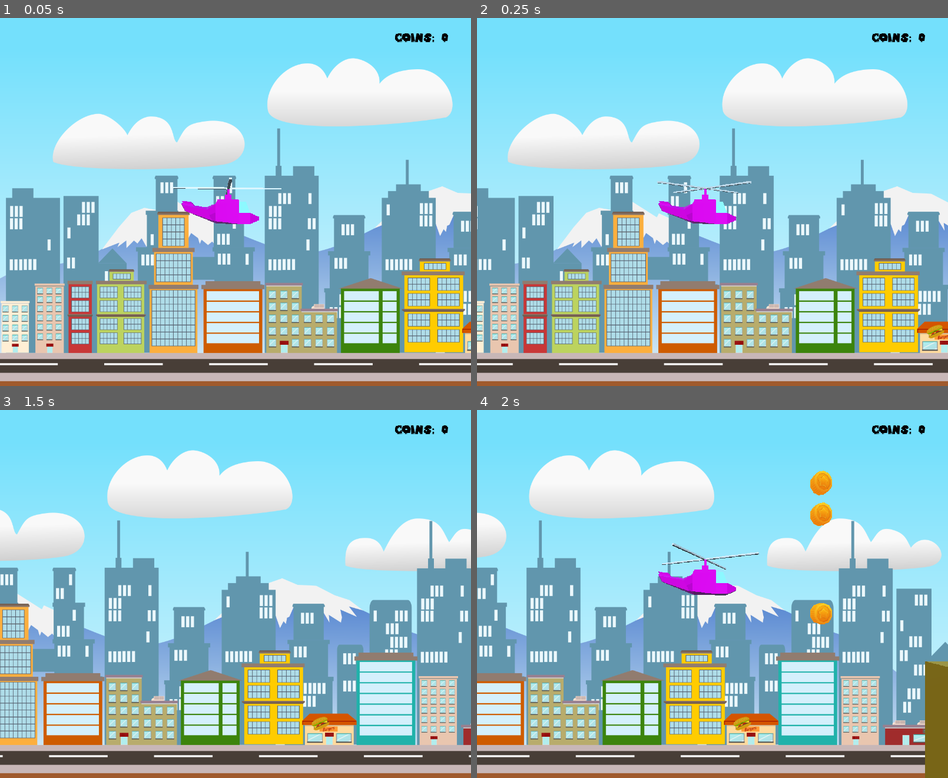
Above: before the commit, frames 1-4 (two rows, left to right).
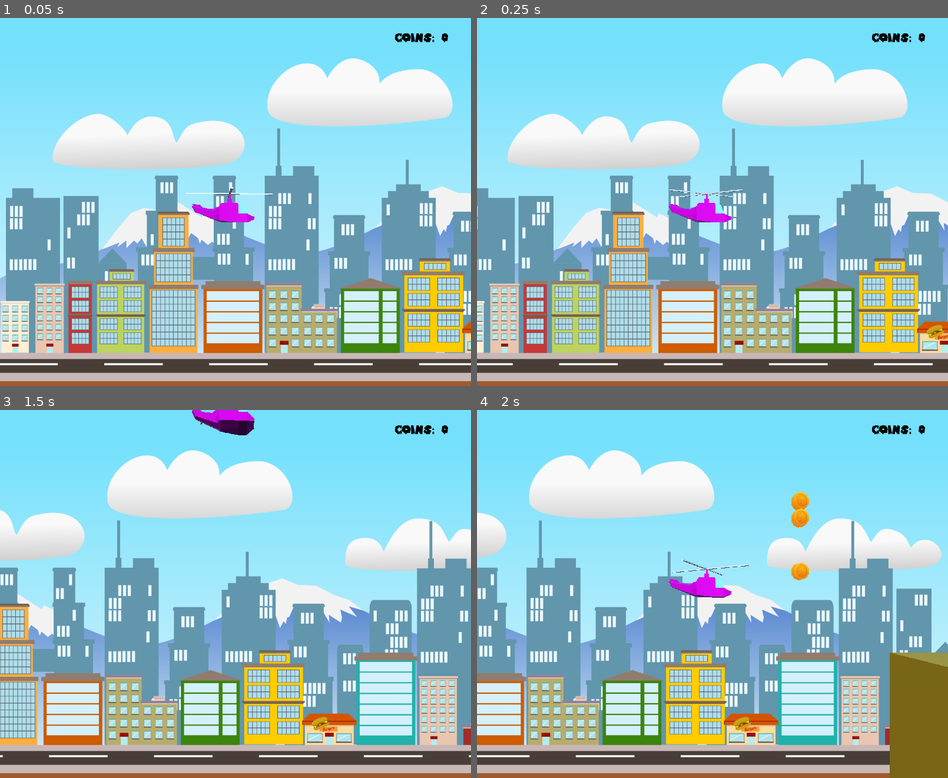
Above: after the commit, the same moments.

Repository: yeoji/games50-godot
Game: Godot game, scene res://Background/Background.tscn
The game is run twice, just before and just after one commit, with the same random seed, the same clock (stepped at 60 frames per second) and the same inputs.
Inputs:
- Up to frame 1 (0.05 s): no input
- Up to frame 2 (0.25 s): no input
- Up to frame 3 (1.5 s): hold Up (ui_up) 0.53-1.28 s; hold Down (ui_down) from 1.28 s (still down)
- Up to frame 4 (2 s): keep holding Down (ui_down)

The runs differ from the first frame. In frame 1, 0.5% of the frame differs, in the area x 36-60%, y 43-56%; in frame 2, 0.5%; in frame 3, 0.6%; in frame 4, 4.5%, in the area x 38-100%, y 16-100%.

Commit message:
Use the full GameOver text

Diff:
--- a/Helicopter 3D/Assets/Fonts/SuperMario256.tres
+++ b/Helicopter 3D/Assets/Fonts/SuperMario256.tres
@@ -4,4 +4,5 @@
 
 [resource]
 size = 32
+outline_color = Color( 0, 0, 0, 1 )
 font_data = ExtResource( 1 )
--- a/Helicopter 3D/Game/Explosion.tscn
+++ b/Helicopter 3D/Game/Explosion.tscn
@@ -39,7 +39,7 @@
 
 [sub_resource type="Gradient" id=10]
 offsets = PoolRealArray( 0.192053, 0.940397, 0.986755 )
-colors = PoolColorArray( 0.052413, 0.052413, 0.052413, 0.717647, 0.126632, 0.126632, 0.126632, 0.14902, 0.216475, 0.216475, 0.216475, 0.227451 )
+colors = PoolColorArray( 0.101562, 0.101133, 0.101133, 0.717647, 0.126632, 0.126632, 0.126632, 0.14902, 0.216475, 0.216475, 0.216475, 0.227451 )
 
 [node name="Explosion" type="CPUParticles"]
 transform = Transform( 0.1, 0, 0, 0, 0.1, 0, 0, 0, 0.1, 0, 0, 0 )
@@ -70,7 +70,7 @@
 color_ramp = SubResource( 5 )
 
 [node name="Smoke" type="CPUParticles" parent="."]
-transform = Transform( 0.2, 0, 0, 0, 0.2, 0, 0, 0, 0.2, 0, 0, 0 )
+transform = Transform( 0.5, 0, 0, 0, 0.5, 0, 0, 0, 0.5, 0, 0, 0 )
 emitting = false
 amount = 500
 lifetime = 0.8
--- a/Helicopter 3D/Game/Game.tscn
+++ b/Helicopter 3D/Game/Game.tscn
@@ -7,7 +7,7 @@
 [node name="Game" type="Spatial"]
 
 [node name="Camera" type="Camera" parent="."]
-transform = Transform( 1, 0, 0, 0, 1, 0, 0, 0, 1, -0.172772, 8.43052, 9.91128 )
+transform = Transform( 1, 0, 0, 0, 1, 0, 0, 0, 1, -0.172772, 8.43052, 12.3101 )
 fov = 87.3
 size = 31.67
 
@@ -36,6 +36,7 @@
 script = ExtResource( 4 )
 paths = [ "res://Game/Coin.tscn" ]
 copies_of_each = 10
+min_y = 5.0
 max_y = 15.0
 max_spawn_interval = 3000
 max_instance_per_interval = 3
@@ -52,17 +53,21 @@
 "_edit_use_anchors_": false
 }
 
-[node name="GameOver" type="RichTextLabel" parent="."]
+[node name="GameOver" type="Label" parent="."]
 visible = false
-margin_left = 511.812
-margin_top = 469.265
-margin_right = 724.812
-margin_bottom = 514.265
-custom_fonts/normal_font = ExtResource( 3 )
-custom_colors/default_color = Color( 0, 0, 0, 1 )
-text = "GAME OVER"
-fit_content_height = true
-scroll_active = false
-__meta__ = {
-"_edit_use_anchors_": false
-}
+anchor_left = 0.5
+anchor_top = 0.5
+anchor_right = 0.5
+anchor_bottom = 0.5
+margin_left = -243.675
+margin_top = -138.74
+margin_right = 256.325
+margin_bottom = -1.74011
+custom_fonts/font = ExtResource( 3 )
+custom_colors/font_color = Color( 0, 0, 0, 1 )
+text = "GAME OVER
+YOUR SCORE:
+%d COINS
+PRESS SPACE TO RESTART!"
+align = 1
+valign = 1
--- /dev/null
+++ b/Helicopter 3D/Game/Pickup.tscn
@@ -0,0 +1,26 @@
+[gd_scene load_steps=3 format=2]
+
+[sub_resource type="SpatialMaterial" id=1]
+flags_unshaded = true
+vertex_color_use_as_albedo = true
+albedo_color = Color( 1, 0.988235, 0.337255, 1 )
+
+[sub_resource type="QuadMesh" id=2]
+material = SubResource( 1 )
+
+[node name="Pickup" type="CPUParticles"]
+transform = Transform( 0.5, 0, 0, 0, 0.5, 0, 0, 0, 0.5, 0, 0, 0 )
+emitting = false
+amount = 5
+one_shot = true
+speed_scale = 2.0
+explosiveness = 1.0
+mesh = SubResource( 2 )
+emission_shape = 1
+emission_sphere_radius = 1.0
+direction = Vector3( 0, 0, 0 )
+spread = 80.0
+initial_velocity = 5.0
+initial_velocity_random = 0.5
+angle = 120.0
+scale_amount = 0.5
--- a/Helicopter 3D/Game/Scripts/ScrollingObstacle.gd
+++ b/Helicopter 3D/Game/Scripts/ScrollingObstacle.gd
@@ -16,13 +16,20 @@
 
 func _on_body_entered(body: Node):
 	if body.name == "Helicopter":
-		var game_over_text: RichTextLabel = get_parent().get_node("GameOver")
+		var game_over_text: Label = get_parent().get_node("GameOver")
+		game_over_text.set_text(game_over_text.text % PlayerState.score)
 		game_over_text.show()
 
-		# play explosions
-		var explosion: CPUParticles = load("res://Game/Explosion.tscn").instance()
-		explosion.transform.origin = body.get("translation")
-		explosion.set_emitting(true)
-		get_parent().call_deferred('add_child_below_node', self, explosion)
+		_destroy_helicopter(body)
 
-		body.queue_free()
+func _destroy_helicopter(heli: Node):
+	# play explosions
+	var explosion: CPUParticles = load("res://Game/Explosion.tscn").instance()
+	var smoke: CPUParticles = explosion.get_node("Smoke")
+	explosion.transform.origin = heli.get("translation")
+	smoke.transform.origin = heli.get("translation")
+	explosion.set_emitting(true)
+	smoke.set_emitting(true)
+	get_parent().call_deferred('add_child_below_node', self, explosion)
+
+	heli.queue_free()
--- a/Helicopter 3D/Game/Scripts/ScrollingReward.gd
+++ b/Helicopter 3D/Game/Scripts/ScrollingReward.gd
@@ -18,6 +18,11 @@
 
 func _on_body_entered(body):
 	if body.name == "Helicopter":
+		var pickup: CPUParticles = load("res://Game/Pickup.tscn").instance()
+		pickup.transform.origin = body.get("translation")
+		pickup.set_emitting(true)
+		get_parent().call_deferred('add_child_below_node', self, pickup)
+
 		PlayerState.score += points
 
 		var score_text: RichTextLabel = get_parent().get_node("Score")
